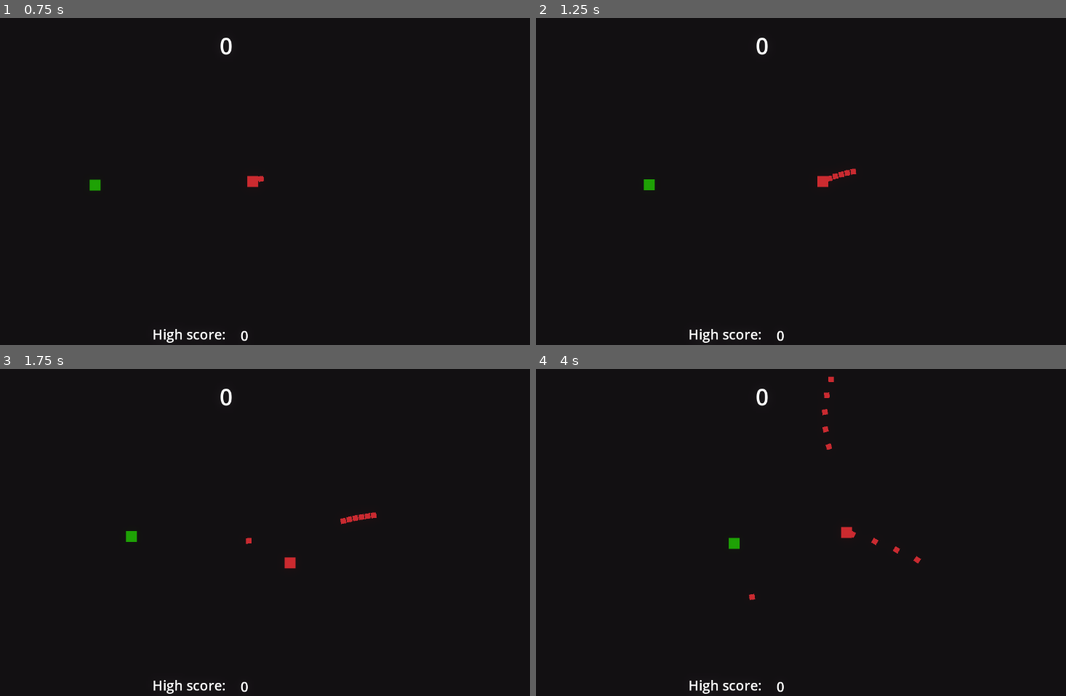
Above: before the commit, frames 1-4 (two rows, left to right).
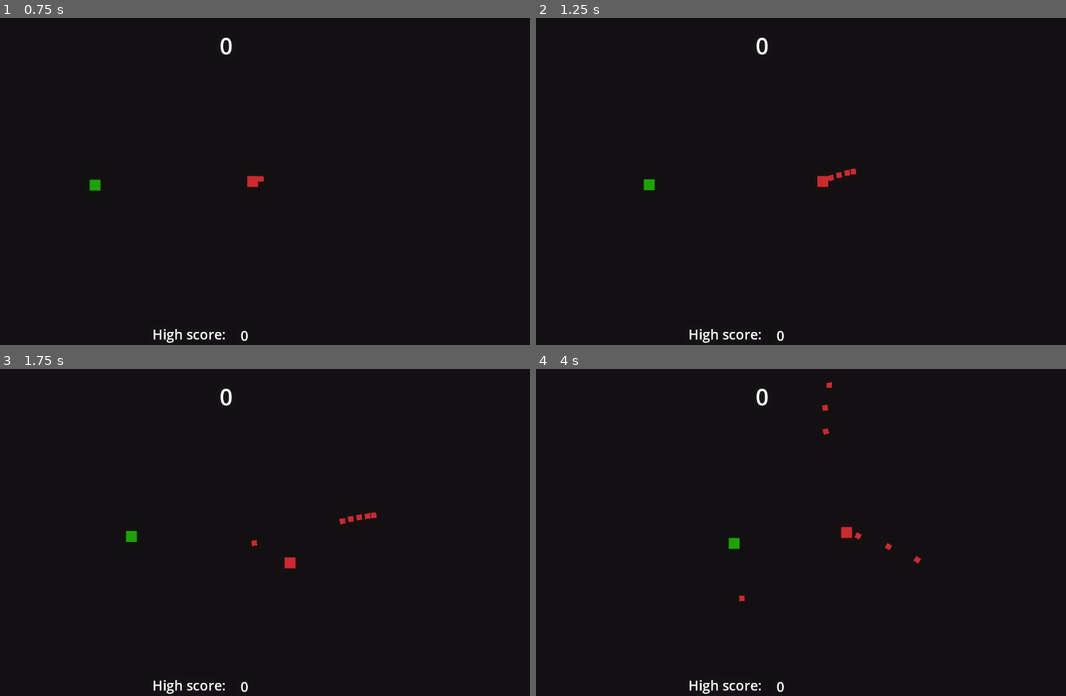
Above: after the commit, the same moments.

Repository: DiScarlet/ShootEm
Game: Godot game, scene res://scenes/arena.tscn
Two runs of this game, one before a commit and one after it. Both use one fixed random seed, a clock stepped at 60 frames per second and the inputs below.
Inputs (mouse positions are in pixels of both pictures, inside the frame that each line leads up to):
- Up to frame 1 (0.75 s): tap Enter at 0.5 s; move the mouse to (365, 165) at 0.52 s; press the mouse at (365, 165) at 0.53 s; hold D (move_right) from 0.53 s (still down)
- Up to frame 2 (1.25 s): keep holding D (move_right)
- Up to frame 3 (1.75 s): move the mouse to (121, 548) at 1.27 s; release D (move_right) at 1.28 s; release the mouse at (121, 548) at 1.28 s; hold S (move_down) from 1.28 s (still down); click (121, 548) at 1.35 s
- Up to frame 4 (4 s): move the mouse to (832, 460) at 2.02 s; release S (move_down) at 2.03 s; press the mouse at (832, 460) at 2.03 s; hold D (move_right) 2.03-2.78 s; move the mouse to (748, 597) at 2.77 s; release the mouse at (748, 597) at 2.78 s; hold W (move_up) 2.78-3.53 s; click (748, 597) at 2.85 s; move the mouse to (949, 581) at 3.52 s; press the mouse at (949, 581) at 3.53 s; hold A (move_left) from 3.53 s (still down)

Frame 1 is identical in both runs. In frame 2, less than 0.1% of the frame differs, in the area x 55-59%, y 46-50%; in frame 3, less than 0.1%; in frame 4, 0.3%, in the area x 38-69%, y 2-72%.

Commit message:
Added powerup base

Diff:
--- a/project.godot
+++ b/project.godot
@@ -31,6 +31,7 @@
 
 Enemy=""
 EnemyDamager=""
+Player=""
 
 [input]
 
--- a/scenes/arena.tscn
+++ b/scenes/arena.tscn
@@ -9,6 +9,7 @@
 [ext_resource type="Script" uid="uid://q0l3nqxud6n2" path="res://scripts/UI/score.gd" id="4_xdvfk"]
 [ext_resource type="Script" uid="uid://bqbhw16j16xcc" path="res://scripts/UI/high_score.gd" id="5_4ag8t"]
 [ext_resource type="Script" uid="uid://b0xdbtaudahbx" path="res://scripts/camera_2d.gd" id="5_7ft05"]
+[ext_resource type="PackedScene" uid="uid://c7fd16v1dsogf" path="res://scenes/powerups/power_up_reload.tscn" id="5_41jku"]
 
 [sub_resource type="Environment" id="Environment_wl4x5"]
 background_mode = 3
@@ -19,6 +20,7 @@
 [node name="Arena" type="Node2D" unique_id=86317714]
 script = ExtResource("1_wl4x5")
 enemies = Array[PackedScene]([ExtResource("2_naajo"), ExtResource("3_41jku"), ExtResource("4_k1k1x")])
+power_ups = Array[PackedScene]([ExtResource("5_41jku")])
 
 [node name="Player" parent="." unique_id=1334363141 instance=ExtResource("2_olpmc")]
 position = Vector2(640, 360)
@@ -31,6 +33,13 @@
 
 [node name="EnemySpawnTimer" type="Timer" parent="." unique_id=220998081]
 wait_time = 3.0
+autostart = true
+
+[node name="IntervalTimer" type="Timer" parent="." unique_id=1689908458]
+autostart = true
+
+[node name="PowerupSpawnTimer" type="Timer" parent="." unique_id=773368948]
+wait_time = 5.0
 autostart = true
 
 [node name="UI" type="Node2D" parent="." unique_id=1367308604]
@@ -94,9 +103,7 @@
 
 [node name="ScreenShakeTimer" type="Timer" parent="Camera2D" unique_id=800695450]
 
-[node name="IntervalTimer" type="Timer" parent="." unique_id=1689908458]
-autostart = true
-
 [connection signal="timeout" from="EnemySpawnTimer" to="." method="_on_enemy_spawn_timer_timeout"]
+[connection signal="timeout" from="IntervalTimer" to="." method="_on_interval_timer_timeout"]
+[connection signal="timeout" from="PowerupSpawnTimer" to="." method="_on_powerup_spawn_timer_timeout"]
 [connection signal="timeout" from="Camera2D/ScreenShakeTimer" to="Camera2D" method="_on_screen_shake_timer_timeout"]
-[connection signal="timeout" from="IntervalTimer" to="." method="_on_interval_timer_timeout"]
--- a/scenes/blood_particles.tscn
+++ b/scenes/blood_particles.tscn
@@ -5,7 +5,6 @@
 
 [node name="BloodParticles" type="CPUParticles2D" unique_id=2015632048]
 z_index = -5
-emitting = false
 amount = 15
 texture = ExtResource("1_4enpv")
 lifetime = 0.2
@@ -16,7 +15,7 @@
 initial_velocity_max = 600.0
 scale_amount_min = 0.05
 scale_amount_max = 0.1
-color = Color(0.078431375, 0.41568628, 0.13333334, 0.8392157)
+color = Color(3.0973105, 3.0973105, 3.0973105, 0.8392157)
 script = ExtResource("2_n323q")
 
 [node name="FreezeTimer" type="Timer" parent="." unique_id=1604759130]
--- a/scenes/player.tscn
+++ b/scenes/player.tscn
@@ -12,14 +12,18 @@
 texture = ExtResource("1_g2els")
 script = ExtResource("2_qhqgy")
 
-[node name="Timer_Reload" type="Timer" parent="." unique_id=1687320784]
+[node name="TimerReload" type="Timer" parent="." unique_id=1687320784]
 wait_time = 0.1
 one_shot = true
 
-[node name="Hitbox" type="Area2D" parent="." unique_id=140544786]
+[node name="TimerPowerUp" type="Timer" parent="." unique_id=1217064256]
+one_shot = true
+
+[node name="Hitbox" type="Area2D" parent="." unique_id=140544786 groups=["Player"]]
 
 [node name="CollisionShape2D" type="CollisionShape2D" parent="Hitbox" unique_id=1149641682]
 shape = SubResource("RectangleShape2D_g2els")
 
-[connection signal="timeout" from="Timer_Reload" to="." method="_on_timer_reload_timeout"]
+[connection signal="timeout" from="TimerReload" to="." method="_on_timer_reload_timeout"]
+[connection signal="timeout" from="TimerPowerUp" to="." method="_on_timer_power_up_timeout"]
 [connection signal="area_entered" from="Hitbox" to="." method="_on_hitbox_area_entered"]
--- /dev/null
+++ b/scenes/powerups/power_up_reload.tscn
@@ -0,0 +1,20 @@
+[gd_scene format=3 uid="uid://c7fd16v1dsogf"]
+
+[ext_resource type="Texture2D" uid="uid://jtgxew27578n" path="res://assets/sprites/Square.png" id="1_38mqn"]
+[ext_resource type="Script" uid="uid://m0qq7cb364u" path="res://scripts/powerups/power_up_reload.gd" id="2_par65"]
+
+[sub_resource type="RectangleShape2D" id="RectangleShape2D_par65"]
+size = Vector2(15.556351, 15.556351)
+
+[node name="PowerUpReload" type="Sprite2D" unique_id=548531903]
+modulate = Color(1.0449623, 0.58525735, 0.63681304, 1)
+rotation = 0.7853982
+texture = ExtResource("1_38mqn")
+script = ExtResource("2_par65")
+
+[node name="Hitbox" type="Area2D" parent="." unique_id=234481470]
+
+[node name="CollisionShape2D" type="CollisionShape2D" parent="Hitbox" unique_id=1505741440]
+shape = SubResource("RectangleShape2D_par65")
+
+[connection signal="area_entered" from="Hitbox" to="." method="_on_hitbox_area_entered"]
--- a/scripts/arena.gd
+++ b/scripts/arena.gd
@@ -6,6 +6,7 @@
 const ENEMY_SPAWN_OFFSET = 160
 #exports
 @export var enemies: Array [PackedScene]
+@export var power_ups: Array [PackedScene]
 #locals
 #Godot elements
 @onready var interval_timer: Timer = $IntervalTimer
@@ -54,3 +55,9 @@
 	if enemy_spawn_timer.wait_time >= GameManager.MAX_DIFFICULTY:
 		var new_time = enemy_spawn_timer.wait_time * 0.95
 		enemy_spawn_timer.wait_time = round(new_time * 1000.0) / 1000.0
+
+
+func _on_powerup_spawn_timer_timeout() -> void:
+	var powerup_ind = randi_range(0, power_ups.size() - 1)
+
+	GameManager.instance_node(power_ups[powerup_ind], Vector2(randi_range(0, WINDOW_SIZE.x), randi_range(0, WINDOW_SIZE.y)), self)
--- a/scripts/cores/EnemyCore.gd
+++ b/scripts/cores/EnemyCore.gd
@@ -25,6 +25,7 @@
 		if GameManager.node_creation_parent != null:
 			var blood_part_instance = GameManager.instance_node(blood_particles, global_position, GameManager.node_creation_parent)
 			blood_part_instance.rotation = velocity.angle()
+			blood_part_instance.modulate = Color.from_hsv(current_color.h, GameManager.BLOOD_SATURATION, GameManager.BLOOD_VALUE)
 		queue_free()
 
 #action items
--- a/scripts/player.gd
+++ b/scripts/player.gd
@@ -9,12 +9,15 @@
 #locals
 	#player
 var velocity = Vector2()
+var reload_speed = GameManager.DEFAULT_RELOAD_SPEED
 	#bullet
 var bullet = preload("res://scenes/bullet.tscn")
 var can_shoot = true
 var is_dead = false
+	#powerup
+var powerup_array = []
 #Godot elements
-@onready var timer_reload: Timer = $Timer_Reload
+@onready var timer_reload: Timer = $TimerReload
 
 
 #FUNCS
@@ -49,6 +52,7 @@
 #event functions
 func _on_timer_reload_timeout() -> void:
 	can_shoot = true
+	timer_reload.wait_time = reload_speed
 
 func _on_hitbox_area_entered(area: Area2D) -> void:
 	if area.is_in_group("Enemy"):
@@ -60,3 +64,8 @@
 			GameManager.high_score = GameManager.points
 
 		get_tree().reload_current_scene()
+
+func _on_timer_power_up_timeout() -> void:
+	if powerup_array.find("PowerUpReload") != null:
+		reload_speed = GameManager.DEFAULT_RELOAD_SPEED
+		powerup_array.erase("PowerUpReload")
--- /dev/null
+++ b/scripts/powerups/power_up_reload.gd
@@ -0,0 +1,15 @@
+extends Sprite2D
+
+#FUNCS
+#event functions
+func _on_hitbox_area_entered(area: Area2D) -> void:
+	if area.is_in_group("Player"):
+		var player = area.get_parent()
+		print(str(player))
+		var timer = player.get_node("$TimerPowerUp")
+		print(str(timer))
+		player.reload_speed = 0.07
+		timer.get_node("$TimerPowerUp").wait_time = 1
+		timer.start()
+		player.powerup_array.append("PowerUpReload")
+		queue_free()
--- a/scripts/singletons/GameManager.gd
+++ b/scripts/singletons/GameManager.gd
@@ -2,7 +2,13 @@
 
 #VARS
 #consts
+	#system
 const WINDOW_SIZE = Vector2i(1280, 720)
+	#powerups
+const DEFAULT_RELOAD_SPEED = 0.15
+	#enemies
+const BLOOD_SATURATION = 0.9
+const BLOOD_VALUE = 0.25
 	#other func's constants
 const SHAKE_INTENSITY = 3
 const DIFFICULTY_INTERVAL = 3.0
Not shown, added: scripts/powerups/power_up_reload.gd.uid
